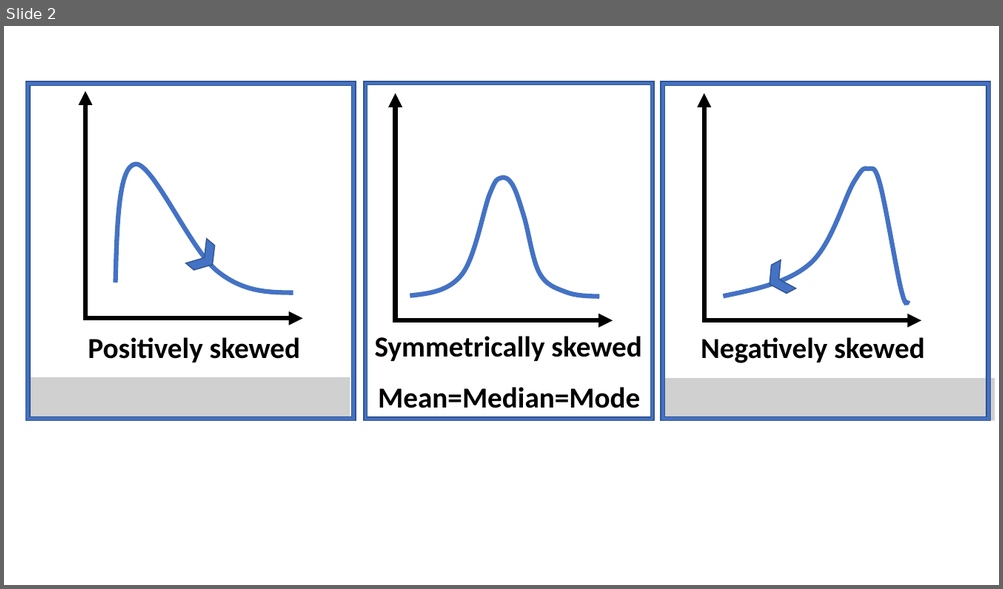
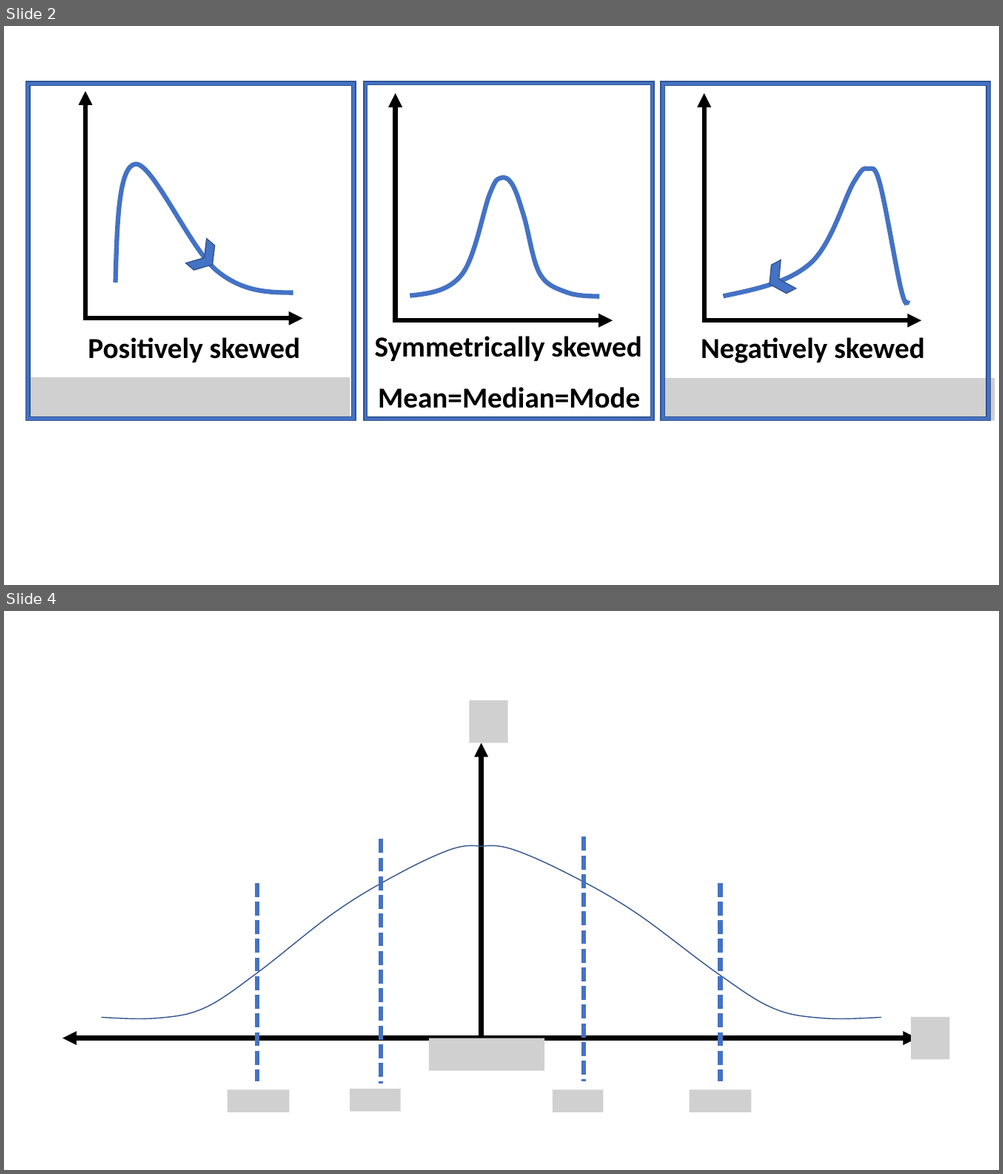
Before and after one commit to Kulasekaran-148/LATEX-Shortnotes-GATE, a slide deck: MATHEMATICS SHORTNOTES/MATHS Revision.pptx. Shown one above the other, each under a label of ours: slide 2 before the commit, slides 2 and 4 after it; the slides between them are not shown. The pictures are 1003x589 and 1003x1174 pixels, drawn with LibreOffice and Linux fonts; fonts in the diff are those of the drawing; grey boxes stand for pictures. Boxes give left, top, right and bottom in pixels: in the first picture for what was removed or moved away, otherwise in the second. Text is boxed around its words. In the diff, an @@ line names an element or a change of style, - is before the commit and + after.

```diff
--- a/MATHEMATICS SHORTNOTES/MATHS Revision.pptx
+++ b/MATHEMATICS SHORTNOTES/MATHS Revision.pptx
@@ slide 4 added at <box>4,611,999,1170</box>, background #FFFFFF @@
@@ picture added at <box>469,701,508,743</box> @@
@@ arrow added from (481, 1039) to (481, 743), #000000 4.5 pt @@
@@ freeform shape added at <box>101,846,481,1019</box>, outline #325491 1 pt @@
@@ line added from (381, 840) to (381, 1084), #4472C4 4.5 pt dashed @@
@@ freeform shape added at <box>481,846,881,1019</box>, outline #325491 1 pt @@
@@ line added from (583, 837) to (583, 1082), #4472C4 4.5 pt dashed @@
@@ line added from (257, 883) to (257, 1082), #4472C4 4.5 pt dashed @@
@@ line added from (720, 883) to (720, 1082), #4472C4 4.5 pt dashed @@
@@ picture added at <box>910,1017,949,1059</box> @@
@@ double arrow added from (62, 1039) to (917, 1039), #000000 4.5 pt @@
@@ picture added at <box>429,1039,544,1071</box> @@
@@ picture added at <box>227,1090,289,1113</box> @@
@@ picture added at <box>350,1089,400,1112</box> @@
@@ picture added at <box>552,1090,603,1113</box> @@
@@ picture added at <box>689,1090,751,1113</box> @@
```
Also in this commit, not shown: 2 other slides added, 5 other files.
